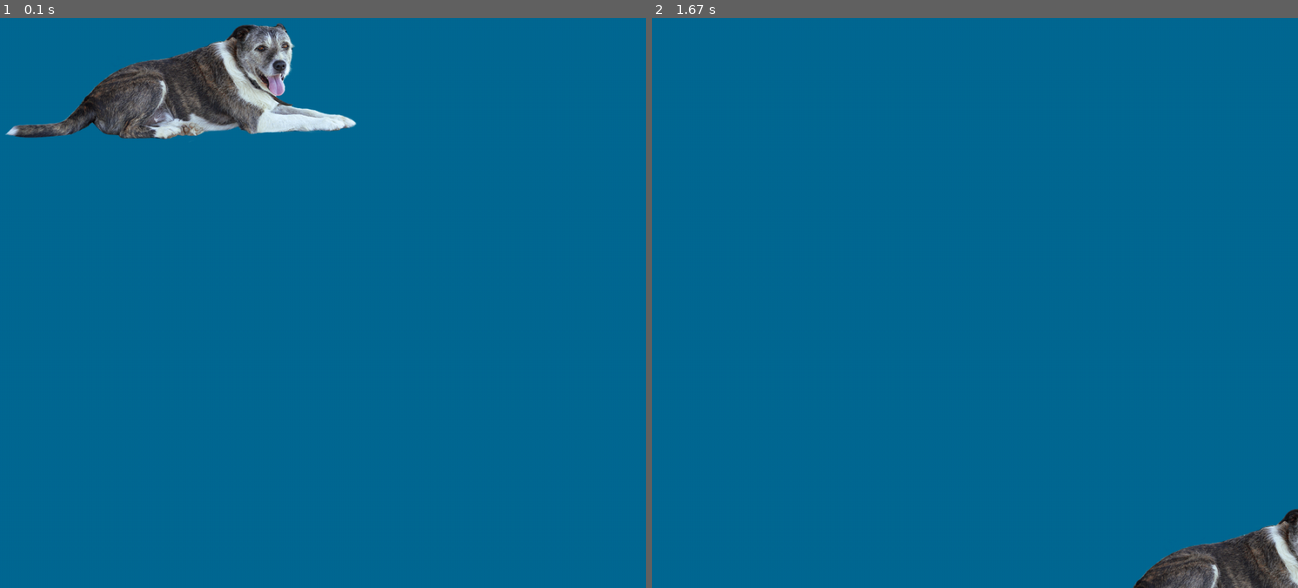
Above: before the commit, frames 1-2 (left to right).
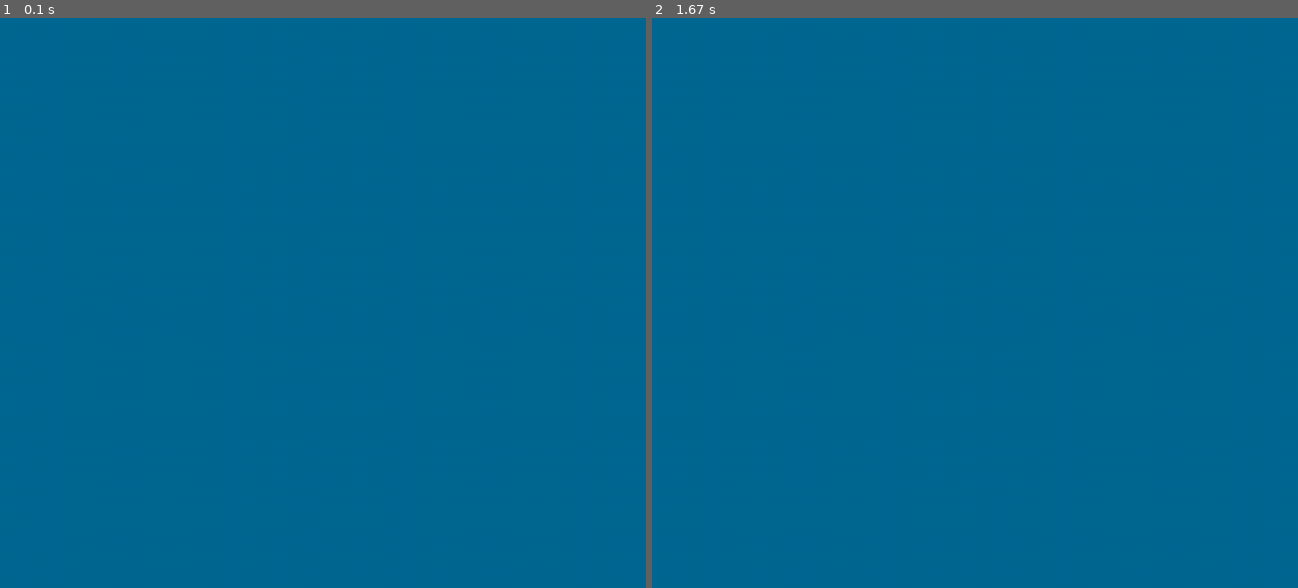
Above: after the commit, the same moments.

Repository: MasonColeman1/BattleShip-Game
Game: pygame game, started from BharatMessingAround.py
The game is run twice, just before and just after one commit, with the same random seed, the same clock (stepped at 60 frames per second) and the same inputs.
Inputs (mouse positions are in pixels of both pictures, inside the frame that each line leads up to):
- Up to frame 1 (0.1 s): no input
- Up to frame 2 (1.67 s): press the mouse at (800, 257) at 0.37 s; move the mouse to (910, 325) at 0.47 s; release the mouse at (1026, 399) at 0.6 s

The runs differ from the first frame. In frame 1, 5.3% of the frame differs, in the area x 0-56%, y 0-22%; in frame 2, 2.0%.

Commit message:
Image can be dragged, not visible when user idle

Diff:
--- a/BharatMessingAround.py
+++ b/BharatMessingAround.py
@@ -1,9 +1,20 @@
+## Execute  $ python ./BharatMessingAround.py
+## to run this program
+##
+## NOTES AS OF:
+##      OCTOBER 20, 2021
+##      6:33PM
+# As of now, the image can be clicked+dragged to follow the mouse and
+# remains where ever the mouse is unclicked. The big issue is how to keep
+# the image displayed even when the user is doing nothing.
+
+
 import pygame, sys
 from pygame.locals import *
 
 pygame.init()
 
-FPS = 240 # frames per second setting
+FPS = 30 # frames per second setting
 fpsClock = pygame.time.Clock()
 
 # set up the window
@@ -13,21 +24,38 @@
 pygame.display.set_caption('Battleship')
 
 OCEAN_COLOR = (0, 105, 148)
+
+
 dogImg = pygame.image.load('dog.png')
 dogx = WIDTH * 0.25
 dogy = HEIGHT * 0.25
 
+drag = False
 
 while True: # the main game loop
     SCREEN.fill(OCEAN_COLOR)
-    mouseX = pygame.mouse.get_pos()[0]
-    mouseY = pygame.mouse.get_pos()[1]
-    SCREEN.blit(dogImg, (mouseX, mouseY))
+
+    # mouseX = pygame.mouse.get_pos()[0]
+    # mouseY = pygame.mouse.get_pos()[1]
+    # SCREEN.blit(dogImg, (mouseX-300, mouseY-250))
 
     for event in pygame.event.get():
-        if event.type == QUIT:
+        if event.type == pygame.QUIT: # Exit condition
             pygame.quit()
             sys.exit()
 
+        elif event.type == pygame.MOUSEBUTTONDOWN:
+            drag = True
+        elif event.type == pygame.MOUSEMOTION and drag: # mouse is clicked and moving
+            mouseX = pygame.mouse.get_pos()[0]
+            mouseY = pygame.mouse.get_pos()[1]
+            SCREEN.blit(dogImg, (mouseX-300, mouseY-250))
+            dogx, dogy = mouseX-300, mouseY-250
+        elif event.type == pygame.MOUSEBUTTONUP: # mouse is unclicked
+            drag = False
+            SCREEN.blit(dogImg, (dogx, dogy))
+        else:
+            SCREEN.blit(dogImg, (dogx, dogy))
+
     pygame.display.update()
     fpsClock.tick(FPS)
